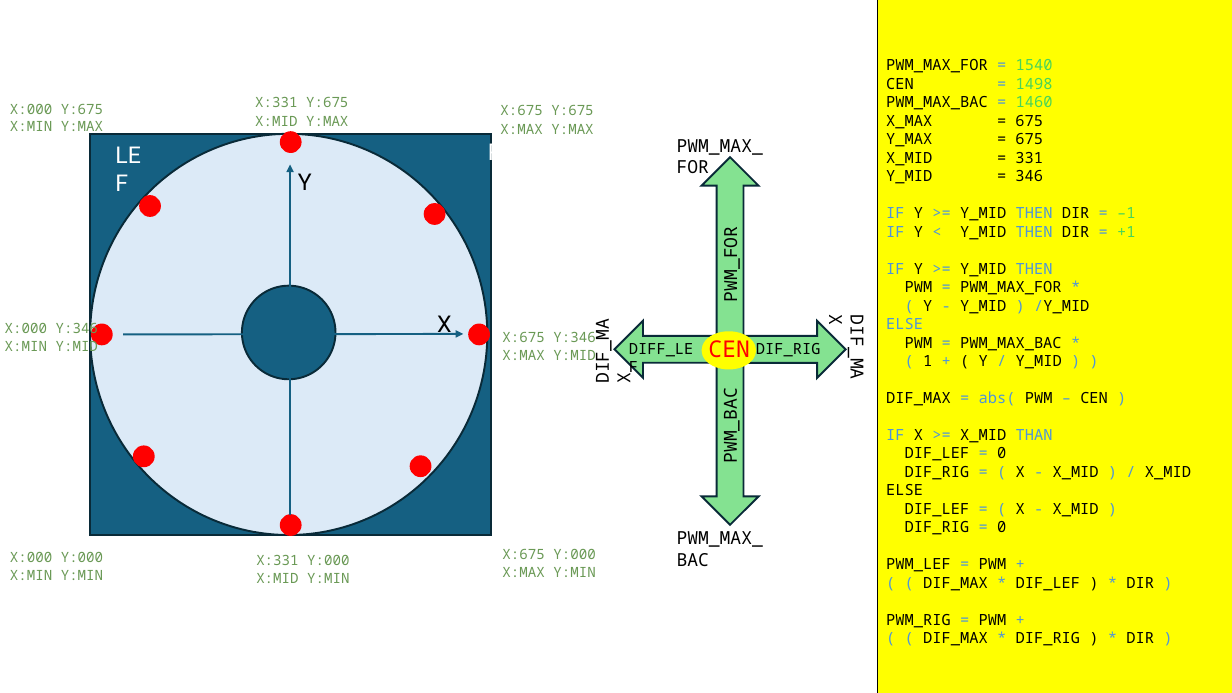
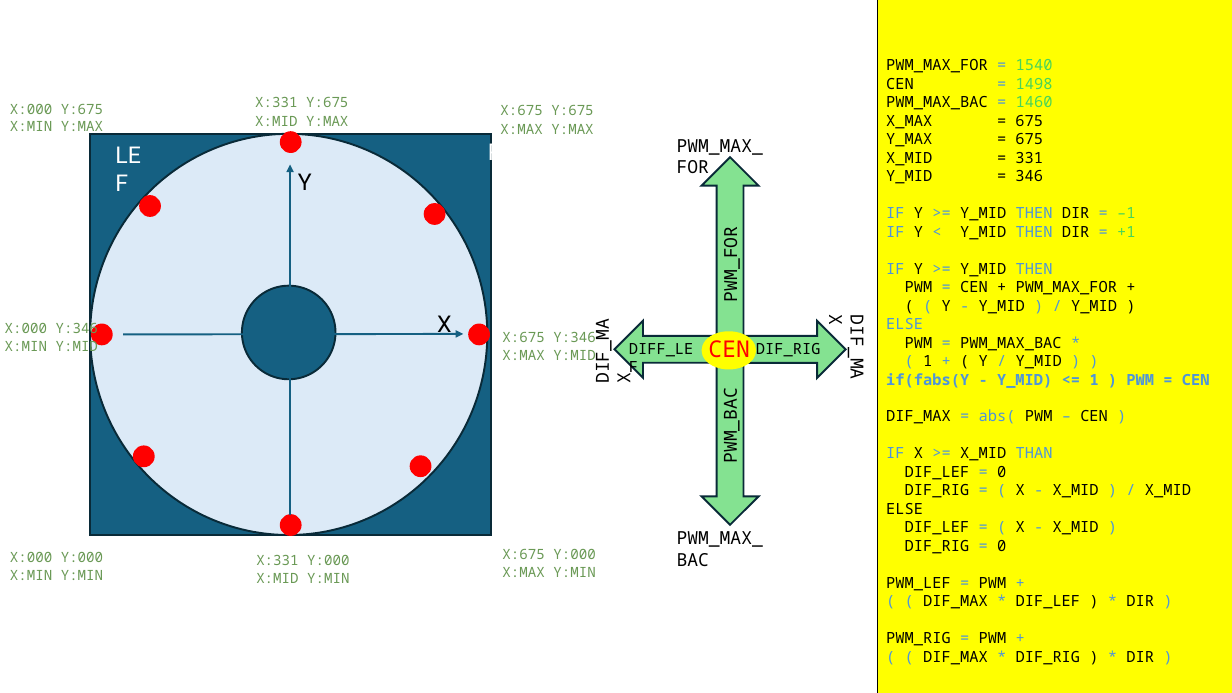
Before and after one commit to SandorBalazsHU/elte-submarine, a slide deck: slide 1 of joystick_graph.pptx. Drawn at 1232x693 pixels with LibreOffice and Linux fonts; fonts in the diff are those of the drawing. Boxes give left, top, right and bottom in pixels: in the first picture for what was removed or moved away, otherwise in the second. Text is boxed around its words. In the diff, an @@ line names an element or a change of style, - is before the commit and + after.

```diff
--- a/joystick_graph.pptx
+++ b/joystick_graph.pptx
@@ text in rectangle at box(905, 281, 1118, 314): text changed @@
-PWM = PWM_MAX_FOR *
-( Y - Y_MID ) /Y_MID
+PWM = CEN + PWM_MAX_FOR +
+( ( Y - Y_MID ) / Y_MID )
@@ text in rectangle at box(886, 373, 1210, 388): paragraph added @@
+if(fabs(Y - Y_MID) <= 1 ) PWM = CEN
```
Also in this commit, not shown: 3 other files.
